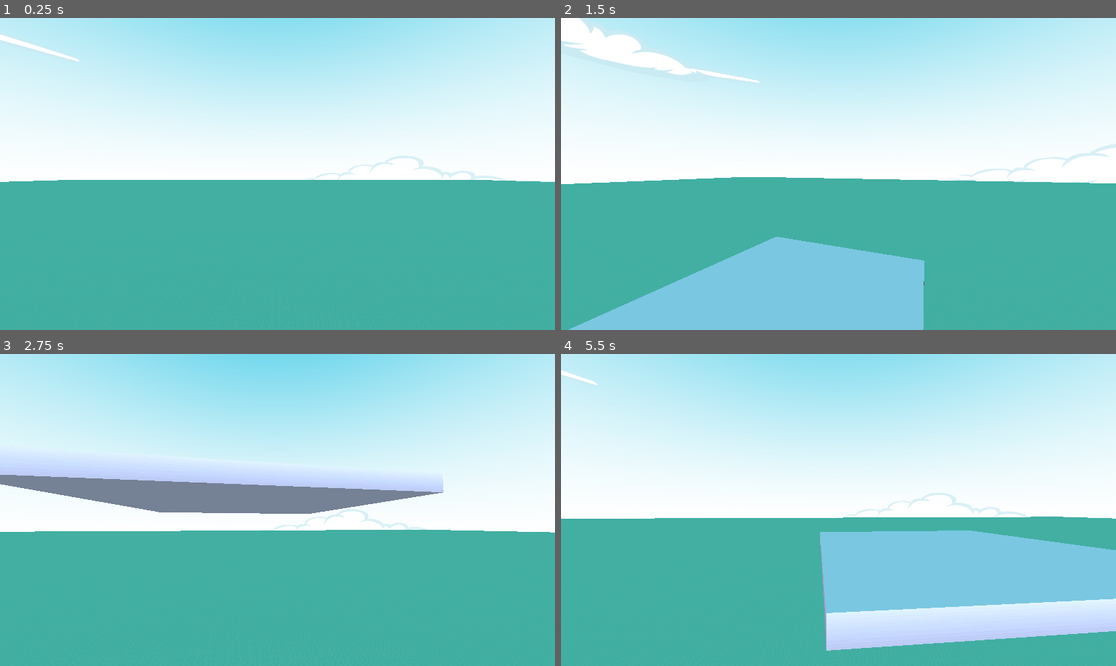
Above: before the commit, frames 1-4 (two rows, left to right).
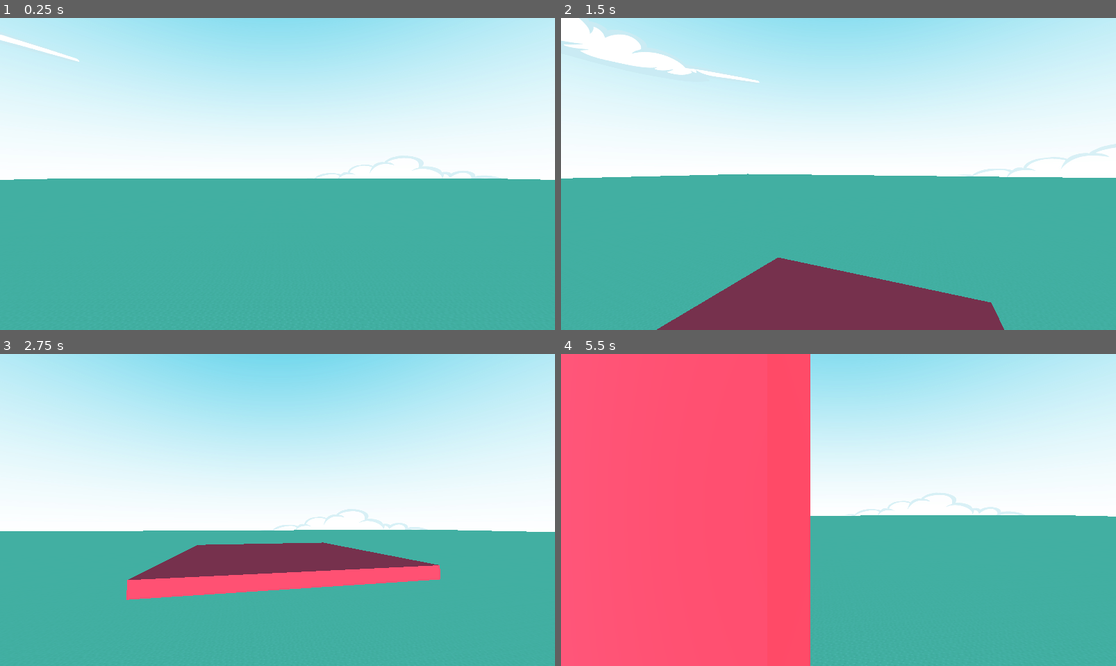
Above: after the commit, the same moments.

Repository: blissels/poly-quake-2
Game: Godot game, scene res://scenes/world.tscn
Two runs of this game, one before a commit and one after it. Both use one fixed random seed, a clock stepped at 60 frames per second and the inputs below.
Inputs (mouse positions are in pixels of both pictures, inside the frame that each line leads up to):
- Up to frame 1 (0.25 s): no input
- Up to frame 2 (1.5 s): tap Enter at 0.5 s; move the mouse to (866, 174) at 0.52 s; hold W (forward) from 0.53 s (still down); tap B (build_mode) at 0.6 s; tap Space (jump) at 0.77 s; tap E (next_item) at 0.8, 1.35 s; move the mouse to (810, 174) at 1.27 s
- Up to frame 3 (2.75 s): keep holding W (forward); tap Space (jump) at 1.52 s; tap Q (previous_item) at 1.55, 2.1 s; move the mouse to (288, 503) at 2.02 s; click (288, 503) at 2.3 s
- Up to frame 4 (5.5 s): keep holding W (forward); move the mouse to (832, 516) at 2.77 s; click (832, 516) at 2.85 s; tap Space (jump) at 3.02, 3.77, 4.52 s; right-click (832, 516) at 3.05 s; move the mouse to (877, 513) at 3.52 s; right-click (877, 513) at 3.6 s; tap R (rotate, bound only after the commit) at 3.8, 4.35 s; move the mouse to (794, 506) at 4.27 s; tap B (build_mode) at 4.55, 5.1 s; move the mouse to (844, 510) at 5.02 s; tap E (next_item) at 5.3 s

The runs differ from the first frame. In frame 1, 0.5% of the frame differs, in the area x 0-100%, y 51-53%; in frame 2, 15%; in frame 3, 15%; in frame 4, 63%, in the area x 0-100%, y 0-100%.
Error before the commit: Trying to assign value of type 'CollisionShape3D' to a variable of type 'CollisionObject3D'. (res://scripts/object.gd:4)

Commit message:
wall placement masih error
next up:
-> fix wall (floating dan clipping)
-> nambah scene (biar gak kosong)
-> invisible wall dan fog
-> main menu
-> implementasi gempanya

Diff:
--- /dev/null
+++ b/assets/ui_button/extra/button_rectangle_depth_line.svg
@@ -0,0 +1,10 @@
+<svg width="192" height="64" xmlns="http://www.w3.org/2000/svg" xmlns:xlink="http://www.w3.org/1999/xlink">
+  <defs/>
+  <g>
+    <path stroke="none" fill="#FFFFFF" d="M189.95 25.2 L190 26 190 54 Q190 58 186 58 L6 58 Q2 58 2 54 L2 26 2.05 25.2 2.05 24.8 2 24 2 6 2.1 5.05 Q2.5 2 6 2 L186 2 Q189.5 2 189.95 5.05 L190 6 190 24 189.95 24.8 189.95 25.2 M6 4 Q4.35 4 4.1 5.3 L4.05 5.5 4 6 4 24 4.05 24.55 4.05 24.8 4.05 25.2 4.05 25.45 4 26 4 54 Q4 56 6 56 L186 56 Q188 56 188 54 L188 26 188 25.45 187.95 25.2 187.95 24.8 188 24.55 188 24 188 6 187.95 5.3 188 5.35 Q187.65 4 186 4 L6 4 M84.7 6 L186 6 186 24 186 24.3 185.95 24.8 185.95 25.2 186 25.75 186 26 186 54 87.55 54 81.8 54 6 54 6 26 6.05 25.8 6.05 25.45 6.05 25.2 6.05 24.8 6.05 24.55 6 24.15 6 24 6 6 81.8 6 84.7 6"/>
+    <path stroke="none" fill="#DADCE7" d="M84.7 6 L81.8 6 6 6 6 24 6 24.15 6.05 24.55 6.05 24.8 6.05 25.2 6.05 25.45 6.05 25.8 6 26 6 54 81.8 54 87.55 54 186 54 186 26 186 25.75 185.95 25.2 185.95 24.8 186 24.3 186 24 186 6 84.7 6 M6 4 L186 4 Q187.65 4 188 5.35 L187.95 5.3 188 6 188 24 188 24.55 187.95 24.8 187.95 25.2 188 25.45 188 26 188 54 Q188 56 186 56 L6 56 Q4 56 4 54 L4 26 4.05 25.45 4.05 25.2 4.05 24.8 4.05 24.55 4 24 4 6 4.05 5.5 4.1 5.3 Q4.35 4 6 4"/>
+    <path stroke="none" fill="#9696A3" d="M0 24.75 L0 6 Q0 0 6 0 L186 0 Q192 0 192 6 L192 24.75 191.95 25 192 25.4 192 54.25 Q191.85 60 186 60 L6 60 Q0.15 60 0 54.25 L0 25.4 0.05 25 0 24.75 M189.95 25.2 L189.95 24.8 190 24 190 6 189.95 5.05 Q189.5 2 186 2 L6 2 Q2.5 2 2.1 5.05 L2 6 2 24 2.05 24.8 2.05 25.2 2 26 2 54 Q2 58 6 58 L186 58 Q190 58 190 54 L190 26 189.95 25.2"/>
+    <path stroke="none" fill="#FF0000" d="M192 24.75 L192 25.4 191.95 25 192 24.75 M0 25.4 L0 24.75 0.05 25 0 25.4"/>
+    <path stroke="none" fill="#747487" d="M192 54.25 L192 58 Q192 64 186 64 L6 64 Q0 64 0 58 L0 54.25 Q0.15 60 6 60 L186 60 Q191.85 60 192 54.25"/>
+  </g>
+</svg>
--- /dev/null
+++ b/assets/ui_button/extra/button_rectangle_line.svg
@@ -0,0 +1,8 @@
+<svg width="192" height="64" xmlns="http://www.w3.org/2000/svg" xmlns:xlink="http://www.w3.org/1999/xlink">
+  <defs/>
+  <g>
+    <path stroke="none" fill="#9696A3" d="M186.5 2.05 L6 2 5.9 2 5.4 2.05 Q2 2.3 2 5.95 L2 58 Q2 62 6 62 L186 62 Q190 62 190 58 L190 5.95 Q190 2.25 186.5 2.05 M0 58.25 L0 5.95 Q0.05 0 6 0 L186 0 Q192 0 192 5.95 L192 58.25 Q191.85 64 186 64 L6 64 Q0.15 64 0 58.25"/>
+    <path stroke="none" fill="#FFFFFF" d="M186.5 2.05 Q190 2.25 190 5.95 L190 58 Q190 62 186 62 L6 62 Q2 62 2 58 L2 5.95 Q2 2.3 5.4 2.05 L5.9 2 6 2 186.5 2.05 M186.4 4.05 L6.1 4 5.6 4.05 5.55 4.05 Q4 4.2 4 5.95 L4 58 Q4 60 6 60 L186 60 Q188 60 188 58 L188 5.95 Q188 4.2 186.4 4.05 M6.3 6 L186 6.05 186 58 6 58 6 6.05 6.3 6"/>
+    <path stroke="none" fill="#DADCE7" d="M6.3 6 L6 6.05 6 58 186 58 186 6.05 6.3 6 M186.4 4.05 Q188 4.2 188 5.95 L188 58 Q188 60 186 60 L6 60 Q4 60 4 58 L4 5.95 Q4 4.2 5.55 4.05 L5.6 4.05 6.1 4 186.4 4.05"/>
+  </g>
+</svg>
--- /dev/null
+++ b/assets/ui_button/green/button_rectangle_depth_flat.svg
@@ -0,0 +1,9 @@
+<svg width="192" height="64" xmlns="http://www.w3.org/2000/svg" xmlns:xlink="http://www.w3.org/1999/xlink">
+  <defs/>
+  <g>
+    <path stroke="none" fill="#029357" d="M186.5 2.05 L6 2 5.9 2 5.4 2.05 Q2 2.3 2 5.95 L2 54 Q2 58 6 58 L186 58 Q190 58 190 54 L190 5.95 Q190 2.25 186.5 2.05 M0 54.25 L0 5.95 Q0.05 0 6 0 L186 0 Q192 0 192 5.95 L192 54.25 Q191.85 60 186 60 L6 60 Q0.15 60 0 54.25"/>
+    <path stroke="none" fill="#2FD792" d="M186.4 4.05 L6.1 4 5.6 4.05 5.55 4.05 Q4 4.2 4 5.95 L4 54 Q4 56 6 56 L186 56 Q188 56 188 54 L188 5.95 Q188 4.2 186.4 4.05 M186.5 2.05 Q190 2.25 190 5.95 L190 54 Q190 58 186 58 L6 58 Q2 58 2 54 L2 5.95 Q2 2.3 5.4 2.05 L5.9 2 6 2 186.5 2.05"/>
+    <path stroke="none" fill="#16BB77" d="M186.4 4.05 Q188 4.2 188 5.95 L188 54 Q188 56 186 56 L6 56 Q4 56 4 54 L4 5.95 Q4 4.2 5.55 4.05 L5.6 4.05 6.1 4 186.4 4.05"/>
+    <path stroke="none" fill="#046D41" d="M192 54.25 L192 58 Q192 64 186 64 L6 64 Q0 64 0 58 L0 54.25 Q0.15 60 6 60 L186 60 Q191.85 60 192 54.25"/>
+  </g>
+</svg>
--- /dev/null
+++ b/assets/ui_button/green/button_rectangle_flat.svg
@@ -0,0 +1,8 @@
+<svg width="192" height="64" xmlns="http://www.w3.org/2000/svg" xmlns:xlink="http://www.w3.org/1999/xlink">
+  <defs/>
+  <g>
+    <path stroke="none" fill="#029357" d="M0 58.25 L0 5.95 Q0.05 0 6 0 L186 0 Q192 0 192 5.95 L192 58.25 Q191.85 64 186 64 L6 64 Q0.15 64 0 58.25 M186.5 2.05 L6 2 5.9 2 5.4 2.05 Q2 2.3 2 5.95 L2 58 Q2 62 6 62 L186 62 Q190 62 190 58 L190 5.95 Q190 2.25 186.5 2.05"/>
+    <path stroke="none" fill="#2FD792" d="M186.5 2.05 Q190 2.25 190 5.95 L190 58 Q190 62 186 62 L6 62 Q2 62 2 58 L2 5.95 Q2 2.3 5.4 2.05 L5.9 2 6 2 186.5 2.05 M186.4 4.05 L6.1 4 5.6 4.05 5.55 4.05 Q4 4.2 4 5.95 L4 58 Q4 60 6 60 L186 60 Q188 60 188 58 L188 5.95 Q188 4.2 186.4 4.05"/>
+    <path stroke="none" fill="#16BB77" d="M186.4 4.05 Q188 4.2 188 5.95 L188 58 Q188 60 186 60 L6 60 Q4 60 4 58 L4 5.95 Q4 4.2 5.55 4.05 L5.6 4.05 6.1 4 186.4 4.05"/>
+  </g>
+</svg>
--- a/project.godot
+++ b/project.godot
@@ -13,6 +13,14 @@
 config/name="PolyQuake 2"
 run/main_scene="uid://bpfqyhjyogrts"
 config/features=PackedStringArray("4.6", "Mobile")
+
+[display]
+
+window/size/mode=2
+
+[global_group]
+
+Objects=""
 
 [input]
 
@@ -60,6 +68,21 @@
 "events": [Object(InputEventKey,"resource_local_to_scene":false,"resource_name":"","device":-1,"window_id":0,"alt_press …(192 unchanged characters)…
 ]
 }
+rotate={
+"deadzone": 0.2,
+"events": [Object(InputEventKey,"resource_local_to_scene":false,"resource_name":"","device":-1,"window_id":0,"alt_pressed":false,"shift_pressed":false,"ctrl_pressed":false,"meta_pressed":false,"pressed":false,"keycode":0,"physical_keycode":82,"key_label":0,"unicode":114,"location":0,"echo":false,"script":null)
+]
+}
+left_click={
+"deadzone": 0.2,
+"events": [Object(InputEventMouseButton,"resource_local_to_scene":false,"resource_name":"","device":-1,"window_id":0,"alt_pressed":false,"shift_pressed":false,"ctrl_pressed":false,"meta_pressed":false,"button_mask":0,"position":Vector2(0, 0),"global_position":Vector2(0, 0),"factor":1.0,"button_index":1,"canceled":false,"pressed":false,"double_click":false,"script":null)
+]
+}
+right_click={
+"deadzone": 0.2,
+"events": [Object(InputEventMouseButton,"resource_local_to_scene":false,"resource_name":"","device":-1,"window_id":0,"alt_pressed":false,"shift_pressed":false,"ctrl_pressed":false,"meta_pressed":false,"button_mask":0,"position":Vector2(0, 0),"global_position":Vector2(0, 0),"factor":1.0,"button_index":2,"canceled":false,"pressed":false,"double_click":false,"script":null)
+]
+}
 
 [physics]
 
--- a/scenes/build/floor.tscn
+++ b/scenes/build/floor.tscn
@@ -44,10 +44,68 @@
 [sub_resource type="ConvexPolygonShape3D" id="ConvexPolygonShape3D_jl2up"]
 points = PackedVector3Array(-1, 0, -1, -1, 0.1, -1, 1, 0, -1, -1, 0, 1, -1, 0.1, 1, 1, 0.1, -1, 1, 0, 1, 1, 0.1, 1)
 
+[sub_resource type="BoxShape3D" id="BoxShape3D_4sjte"]
+size = Vector3(2.0002747, 0.04486084, 1.8882217)
+
+[sub_resource type="Animation" id="Animation_4sjte"]
+length = 0.001
+tracks/0/type = "value"
+tracks/0/imported = false
+tracks/0/enabled = true
+tracks/0/path = NodePath("model:scale")
+tracks/0/interp = 1
+tracks/0/loop_wrap = true
+tracks/0/keys = {
+"times": PackedFloat32Array(0),
+"transitions": PackedFloat32Array(1),
+"update": 0,
+"values": [Vector3(0.8, 0.8, 0.8)]
+}
+
+[sub_resource type="Animation" id="Animation_gbmi3"]
+resource_name = "destroy"
+length = 0.2
+tracks/0/type = "value"
+tracks/0/imported = false
+tracks/0/enabled = true
+tracks/0/path = NodePath("model:scale")
+tracks/0/interp = 1
+tracks/0/loop_wrap = true
+tracks/0/keys = {
+"times": PackedFloat32Array(0, 0.15, 0.2),
+"transitions": PackedFloat32Array(1, 1, 1),
+"update": 0,
+"values": [Vector3(1, 1, 1), Vector3(1.2, 1.2, 1.2), Vector3(0.1, 0.1, 0.1)]
+}
+
+[sub_resource type="Animation" id="Animation_p1115"]
+resource_name = "place"
+length = 0.2
+tracks/0/type = "value"
+tracks/0/imported = false
+tracks/0/enabled = true
+tracks/0/path = NodePath("model:scale")
+tracks/0/interp = 1
+tracks/0/loop_wrap = true
+tracks/0/keys = {
+"times": PackedFloat32Array(0, 0.15, 0.2),
+"transitions": PackedFloat32Array(1, 1, 1),
+"update": 0,
+"values": [Vector3(0.8, 0.8, 0.8), Vector3(1.2, 1.2, 1.2), Vector3(1, 1, 1)]
+}
+
+[sub_resource type="AnimationLibrary" id="AnimationLibrary_njso6"]
+_data = {
+&"RESET": SubResource("Animation_4sjte"),
+&"destroy": SubResource("Animation_gbmi3"),
+&"place": SubResource("Animation_p1115")
+}
+
 [node name="Floor" type="StaticBody3D" unique_id=169987710 groups=["Objects"]]
 script = ExtResource("1_4sjte")
 
 [node name="model" type="MeshInstance3D" parent="." unique_id=1979341404]
+transform = Transform3D(0.8, 0, 0, 0, 0.8, 0, 0, 0, 0.8, 0, 0, 0)
 mesh = SubResource("ArrayMesh_gbmi3")
 
 [node name="CollisionShape3D" type="CollisionShape3D" parent="." unique_id=318623255]
@@ -56,10 +114,15 @@
 
 [node name="clippingHitBox" type="Area3D" parent="." unique_id=1302000949]
 
-[node name="CollisionShape3D" type="CollisionShape3D" parent="clippingHitBox" unique_id=1310265913]
-shape = SubResource("ConvexPolygonShape3D_jl2up")
+[node name="CollisionShape3D" type="CollisionShape3D" parent="clippingHitBox" unique_id=508139146]
+transform = Transform3D(1, 0, 0, 0, 1, 0, 0, 0, 1, 7.6293945e-05, 0.07461548, -0.0017356873)
+shape = SubResource("BoxShape3D_4sjte")
 
 [node name="floatingHitBox" type="Area3D" parent="." unique_id=1672435488]
 
 [node name="CollisionShape3D" type="CollisionShape3D" parent="floatingHitBox" unique_id=1220987811]
 shape = SubResource("ConvexPolygonShape3D_jl2up")
+
+[node name="animation" type="AnimationPlayer" parent="." unique_id=1749829148]
+libraries/ = SubResource("AnimationLibrary_njso6")
+speed_scale = 0.2
--- a/scenes/build/wall.tscn
+++ b/scenes/build/wall.tscn
@@ -44,21 +44,48 @@
 [sub_resource type="ConvexPolygonShape3D" id="ConvexPolygonShape3D_f03kc"]
 points = PackedVector3Array(0.05000002, 2.4, 1, -0.05000002, 2.4, 1, 0.04999023, 0, 1, 0.05000002, 2.4, -1, -0.05000002, 2.4, -1, -0.05000002, 0, 1, 0.04999023, 0, -1, -0.05000002, 0, -1)
 
-[node name="Floor" type="StaticBody3D" unique_id=169987710 groups=["Objects"]]
+[sub_resource type="BoxShape3D" id="BoxShape3D_xbnmd"]
+size = Vector3(0.05218506, 1.886322, 1.8431396)
+
+[sub_resource type="Animation" id="Animation_4sjte"]
+length = 0.001
+
+[sub_resource type="Animation" id="Animation_gbmi3"]
+resource_name = "destroy"
+length = 0.2
+
+[sub_resource type="Animation" id="Animation_p1115"]
+resource_name = "place"
+length = 0.2
+
+[sub_resource type="AnimationLibrary" id="AnimationLibrary_njso6"]
+_data = {
+&"RESET": SubResource("Animation_4sjte"),
+&"destroy": SubResource("Animation_gbmi3"),
+&"place": SubResource("Animation_p1115")
+}
+
+[node name="wall" type="StaticBody3D" unique_id=169987710 groups=["Objects"]]
 script = ExtResource("1_xbnmd")
 
-[node name="model" type="MeshInstance3D" parent="." unique_id=2102476905 groups=["Objects"]]
+[node name="model" type="MeshInstance3D" parent="." unique_id=16777522]
 mesh = SubResource("ArrayMesh_xbnmd")
 
-[node name="CollisionShape3D" type="CollisionShape3D" parent="." unique_id=1262433018]
+[node name="CollisionShape3D" type="CollisionShape3D" parent="." unique_id=581013690]
 shape = SubResource("ConvexPolygonShape3D_f03kc")
 
 [node name="clippingHitBox" type="Area3D" parent="." unique_id=1302000949]
 
-[node name="CollisionShape3D" type="CollisionShape3D" parent="clippingHitBox" unique_id=1867435536]
-shape = SubResource("ConvexPolygonShape3D_f03kc")
+[node name="CollisionShape3D" type="CollisionShape3D" parent="clippingHitBox" unique_id=1992326452]
+transform = Transform3D(1, 0, 0, 0, 1, 0, 0, 0, 1, 0.0043029785, 1.1449232, 0.004255295)
+shape = SubResource("BoxShape3D_xbnmd")
 
 [node name="floatingHitBox" type="Area3D" parent="." unique_id=1672435488]
 
-[node name="CollisionShape3D" type="CollisionShape3D" parent="floatingHitBox" unique_id=256264434]
+[node name="CollisionShape3D" type="CollisionShape3D" parent="floatingHitBox" unique_id=561207525]
+transform = Transform3D(1.1, 0, 0, 0, 1.1, 0, 0, 0, 1.1, 0, 0, 0)
 shape = SubResource("ConvexPolygonShape3D_f03kc")
+
+[node name="animation" type="AnimationPlayer" parent="." unique_id=1749829148]
+libraries/ = SubResource("AnimationLibrary_njso6")
+speed_scale = 0.2
--- /dev/null
+++ b/scenes/interface/main_menu.tscn
@@ -0,0 +1,111 @@
+[gd_scene format=3 uid="uid://3mcjqf8a5fsl"]
+
+[ext_resource type="Script" uid="uid://dc5fcqnahor4x" path="res://scripts/main_menu.gd" id="1_ylig1"]
+[ext_resource type="FontFile" uid="uid://4vik1q7ws6ls" path="res://assets/font/Heyam.ttf" id="2_bvgs0"]
+[ext_resource type="Texture2D" uid="uid://dthxad4kogyky" path="res://assets/background/backgroundLego.png" id="2_dy7ct"]
+[ext_resource type="FontFile" uid="uid://diqwofc7mut43" path="res://assets/font/Lilita_One/LilitaOne-Regular.ttf" id="4_0k4wn"]
+
+[sub_resource type="StyleBoxTexture" id="StyleBoxTexture_0ahwo"]
+texture = ExtResource("2_dy7ct")
+modulate_color = Color(0.8732984, 0.8732984, 0.8732984, 1)
+
+[sub_resource type="StyleBoxFlat" id="StyleBoxFlat_ylig1"]
+bg_color = Color(1, 1, 1, 1)
+corner_radius_top_left = 13
+corner_radius_top_right = 13
+corner_radius_bottom_right = 13
+corner_radius_bottom_left = 13
+shadow_size = 2
+
+[sub_resource type="StyleBoxFlat" id="StyleBoxFlat_bvgs0"]
+bg_color = Color(0.7581918, 0.7581918, 0.7581917, 1)
+corner_radius_top_left = 13
+corner_radius_top_right = 13
+corner_radius_bottom_right = 13
+corner_radius_bottom_left = 13
+shadow_size = 2
+
+[sub_resource type="StyleBoxFlat" id="StyleBoxFlat_b5nk6"]
+bg_color = Color(0.7581918, 0.7581918, 0.7581917, 1)
+corner_radius_top_left = 13
+corner_radius_top_right = 13
+corner_radius_bottom_right = 13
+corner_radius_bottom_left = 13
+shadow_size = 2
+
+[node name="MainMenu" type="Control" unique_id=2136396622]
+layout_mode = 3
+anchors_preset = 15
+anchor_right = 1.0
+anchor_bottom = 1.0
+grow_horizontal = 2
+grow_vertical = 2
+script = ExtResource("1_ylig1")
+
+[node name="Panel" type="Panel" parent="." unique_id=852256484]
+layout_mode = 1
+anchors_preset = 15
+anchor_right = 1.0
+anchor_bottom = 1.0
+grow_horizontal = 2
+grow_vertical = 2
+theme_override_styles/panel = SubResource("StyleBoxTexture_0ahwo")
+
+[node name="Label" type="Label" parent="." unique_id=1339047086]
+layout_mode = 1
+anchors_preset = 5
+anchor_left = 0.5
+anchor_right = 0.5
+offset_left = -369.0
+offset_top = 122.0
+offset_right = 369.0
+offset_bottom = 247.5
+grow_horizontal = 2
+theme_override_colors/font_shadow_color = Color(0, 0, 0, 1)
+theme_override_constants/shadow_offset_x = 3
+theme_override_constants/outline_size = 4
+theme_override_fonts/font = ExtResource("2_bvgs0")
+theme_override_font_sizes/font_size = 100
+text = "The Great Wobble"
+horizontal_alignment = 1
+vertical_alignment = 1
+
+[node name="VBoxContainer" type="VBoxContainer" parent="." unique_id=419885978]
+layout_mode = 1
+anchors_preset = 8
+anchor_left = 0.5
+anchor_top = 0.5
+anchor_right = 0.5
+anchor_bottom = 0.5
+offset_left = -140.0
+offset_top = 82.0
+offset_right = 140.0
+offset_bottom = 210.0
+grow_horizontal = 2
+grow_vertical = 2
+theme_override_constants/separation = 8
+
+[node name="startBtn" type="Button" parent="VBoxContainer" unique_id=495267879]
+layout_mode = 2
+size_flags_vertical = 3
+theme_override_colors/font_color = Color(0, 0, 0, 1)
+theme_override_fonts/font = ExtResource("4_0k4wn")
+theme_override_font_sizes/font_size = 25
+theme_override_styles/normal = SubResource("StyleBoxFlat_ylig1")
+theme_override_styles/pressed = SubResource("StyleBoxFlat_bvgs0")
+theme_override_styles/hover = SubResource("StyleBoxFlat_b5nk6")
+text = "Start Game"
+
+[node name="optionBtn" type="Button" parent="VBoxContainer" unique_id=386395952]
+layout_mode = 2
+size_flags_vertical = 3
+theme_override_colors/font_color = Color(0, 0, 0, 1)
+theme_override_fonts/font = ExtResource("4_0k4wn")
+theme_override_font_sizes/font_size = 25
+theme_override_styles/normal = SubResource("StyleBoxFlat_ylig1")
+theme_override_styles/pressed = SubResource("StyleBoxFlat_bvgs0")
+theme_override_styles/hover = SubResource("StyleBoxFlat_b5nk6")
+text = "Options"
+
+[connection signal="pressed" from="VBoxContainer/startBtn" to="." method="_on_start_btn_pressed"]
+[connection signal="pressed" from="VBoxContainer/optionBtn" to="." method="_on_option_btn_pressed"]
--- a/scenes/player.tscn
+++ b/scenes/player.tscn
@@ -5,6 +5,7 @@
 [sub_resource type="CapsuleShape3D" id="CapsuleShape3D_3vyb7"]
 
 [node name="player" type="CharacterBody3D" unique_id=1723024259]
+collision_layer = 2
 script = ExtResource("1_3vyb7")
 
 [node name="CollisionShape3D" type="CollisionShape3D" parent="." unique_id=1592203879]
@@ -17,3 +18,6 @@
 
 [node name="hand_marker" type="Marker3D" parent="head" unique_id=523969549]
 transform = Transform3D(1, 0, 0, 0, 1, 0, 0, 0, 1, 0, -0.5, -2.5)
+
+[node name="raycast" type="RayCast3D" parent="head" unique_id=551432155]
+target_position = Vector3(0, 0, -2.5)
--- a/scenes/world.tscn
+++ b/scenes/world.tscn
@@ -17,8 +17,8 @@
 [sub_resource type="PlaneMesh" id="PlaneMesh_4wyf3"]
 size = Vector2(150, 150)
 
-[sub_resource type="BoxShape3D" id="BoxShape3D_k0juu"]
-size = Vector3(150, 1.15, 150)
+[sub_resource type="ConvexPolygonShape3D" id="ConvexPolygonShape3D_4wyf3"]
+points = PackedVector3Array(-75, 0, -75, -75, 0, 75, 75, 0, -75, 75, 0, 75)
 
 [node name="world" type="Node3D" unique_id=637718164]
 
@@ -32,11 +32,11 @@
 [node name="player" parent="map" unique_id=1723024259 instance=ExtResource("3_4wyf3")]
 transform = Transform3D(1, 0, 0, 0, 1, 0, 0, 0, 1, 0, 0.73925376, 0)
 
-[node name="ground" type="StaticBody3D" parent="map" unique_id=389158569]
+[node name="ground" type="StaticBody3D" parent="map" unique_id=389158569 groups=["Objects"]]
 
 [node name="MeshInstance3D" type="MeshInstance3D" parent="map/ground" unique_id=816155620]
 mesh = SubResource("PlaneMesh_4wyf3")
 surface_material_override/0 = ExtResource("1_rwgxs")
 
-[node name="CollisionShape3D" type="CollisionShape3D" parent="map/ground" unique_id=2129356819]
-shape = SubResource("BoxShape3D_k0juu")
+[node name="CollisionShape3D" type="CollisionShape3D" parent="map/ground" unique_id=2005793198]
+shape = SubResource("ConvexPolygonShape3D_4wyf3")
--- /dev/null
+++ b/scripts/main_menu.gd
@@ -0,0 +1,9 @@
+extends Control
+
+
+func _on_start_btn_pressed() -> void:
+	pass # Replace with function body.
+
+
+func _on_option_btn_pressed() -> void:
+	pass # Replace with function body.
--- a/scripts/object.gd
+++ b/scripts/object.gd
@@ -1,9 +1,10 @@
 extends StaticBody3D
 
 @onready var model: MeshInstance3D = $model
-@onready var collision_shape: CollisionObject3D = $CollisionShape3D
+@onready var collision_shape: CollisionShape3D = $CollisionShape3D
 @onready var clipping_hitbox: Area3D = $clippingHitBox
 @onready var floating_hitbox: Area3D = $floatingHitBox
+@onready var animation: AnimationPlayer = $animation
 
 var red_material: Material = load("res://assets/materials/red_material.tres")
 var blue_material: Material = load("res://assets/materials/blue_material.tres")
@@ -14,12 +15,21 @@
 	if clipping_hitbox:
 		model.transparency = 0.6
 		can_place = clipping_hitbox.get_overlapping_bodies().is_empty() and not floating_hitbox.get_overlapping_bodies().is_empty()
+
+		var clipping_nabrak = clipping_hitbox.get_overlapping_bodies()
+		var floating_nyentuh = floating_hitbox.get_overlapping_bodies()
+
+		# Print ke panel Output di bawah layar:
+		print("Isi Clipping: ", clipping_nabrak.size(), " benda. Isi Floating: ", floating_nyentuh.size(), " benda.")
 		if can_place:
 			model.material_override = blue_material
 		else:
 			model.material_override = red_material
+	if self.scale.x == 0.01:
+		queue_free()
 
 func place():
+	animation.play("place")
 	clipping_hitbox.queue_free()
 	floating_hitbox.queue_free()
 	model.material_override = null
@@ -27,4 +37,4 @@
 	collision_shape.disabled = false
 
 func destroy():
-	queue_free()
+	animation.play("destroy")
--- a/scripts/player.gd
+++ b/scripts/player.gd
@@ -4,6 +4,7 @@
 @onready var head: Node3D = $head
 @onready var collsion_shape: CollisionShape3D = $CollisionShape3D
 @onready var hand_marker: Marker3D = $head/hand_marker
+@onready var raycast: RayCast3D = $head/raycast
 
 const MOUSE_SENSITIVITY = 0.4
 const GRAVITY = 10
@@ -15,13 +16,16 @@
 var velocity_y = 0
 
 const BOB_FREQ = 2
-const BOB_AMP = 0.86
+const BOB_AMP = 0.08
 var t_bob = 0.0
 
 var grid_size = 0.25
 var ghost_block: Node3D = null
 var objects = []
 var current_object_index = 0
+
+var new_rot = 0.0
+var rotation_complete = true
 
 func _ready():
 	objects.append(preload("res://scenes/build/floor.tscn"))
@@ -31,7 +35,24 @@
 func building(delta):
 	var snap_pos: Vector3 = snap_to_grid(hand_marker.global_position, grid_size)
 	ghost_block.global_position = lerp(ghost_block.global_position, snap_pos, 0.1)
-	pass
+
+	if Input.is_action_just_pressed("rotate") and rotation_complete:
+		rotation_complete = false
+		new_rot = ghost_block.rotation.y
+		new_rot += deg_to_rad(90.0)
+
+	if not rotation_complete:
+		ghost_block.rotation.y = lerp(ghost_block.rotation.y, new_rot, 0.1)
+		if ghost_block.rotation.y == new_rot:
+			rotation_complete = true
+
+
+	if Input.is_action_just_pressed("left_click") and ghost_block.can_place:
+		var block_instance = objects[current_object_index].instantiate()
+		get_parent().add_child(block_instance)
+		block_instance.place()
+		block_instance.global_transform.origin = snap_to_grid(ghost_block.global_transform.origin, grid_size)
+		block_instance.global_rotation = ghost_block.global_rotation
 
 func snap_to_grid(position: Vector3, grid_snap: float) -> Vector3:
 	var x = round(position.x / grid_snap) * grid_snap
@@ -54,8 +75,25 @@
 
 	if ghost_block:
 		building(delta)
+		if Input.is_action_just_pressed("next_item"):
+			object_change(1)
+		elif Input.is_action_just_pressed("previous_item"):
+			object_change(-1)
+	elif raycast.is_colliding():
+		if Input.is_action_just_pressed("right_click"):
+			if raycast.get_collider().is_in_group("Object"):
+				raycast.get_collider().destroy()
+	movement(delta)
 
-	movement(delta)
+func object_change(direction):
+	if ghost_block:
+		ghost_block.queue_free()
+		current_object_index += direction
+		if (current_object_index < 0):
+			current_object_index += objects.size()
+		elif current_object_index >= objects.size():
+			current_object_index -= objects.size()
+		spawn_ghost_block()
 
 func movement(delta):
 	t_bob += delta * velocity.length() * float(is_on_floor())
Binary file added: assets/font/Heyam.ttf
Not shown, added: assets/font/Heyam.ttf.import
Binary file added: assets/font/kenney future/Kenney Future Narrow.ttf
Not shown, added: assets/font/kenney future/Kenney Future Narrow.ttf.import
Binary file added: assets/font/kenney future/Kenney Future.ttf
Not shown, added: assets/font/kenney future/Kenney Future.ttf.import
Not shown, added: assets/music/Sounds/click-a.ogg.import
Not shown, added: assets/music/Sounds/click-b.ogg.import
Not shown, added: assets/music/Sounds/switch-a.ogg.import
Not shown, added: assets/music/Sounds/switch-b.ogg.import
Not shown, added: assets/music/Sounds/tap-a.ogg.import
Not shown, added: assets/music/Sounds/tap-b.ogg.import
(and 11 more such lines)
